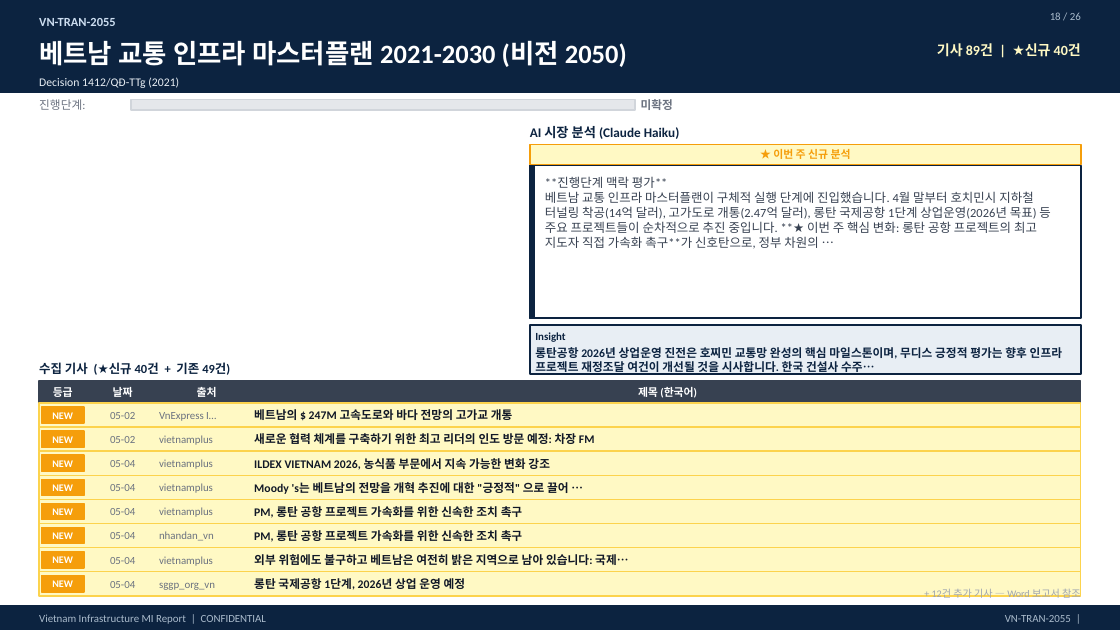
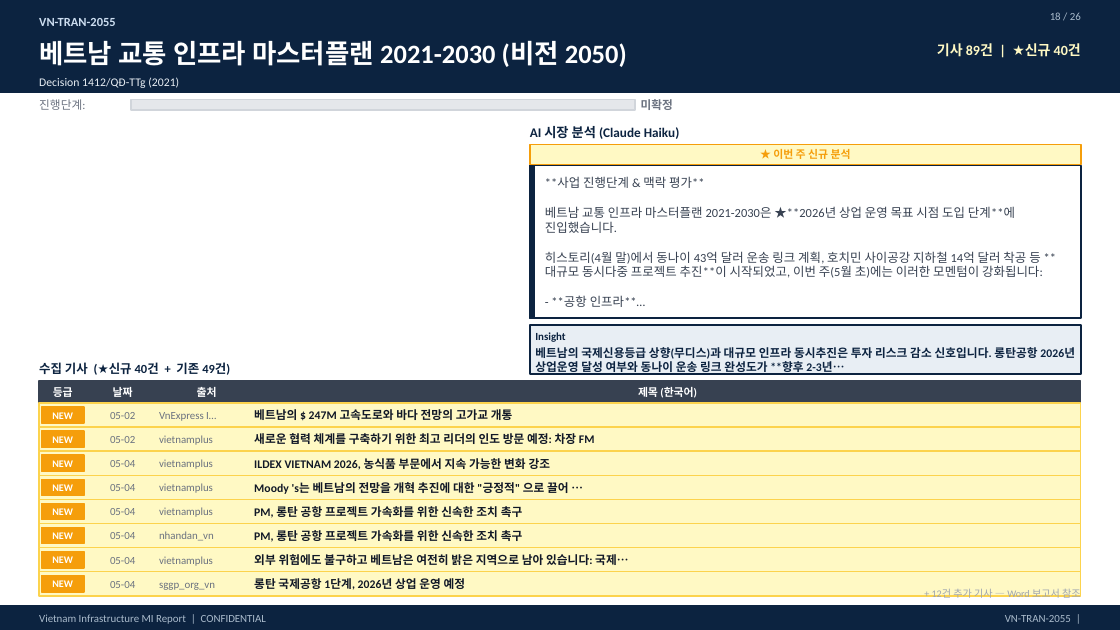
Before and after one commit to hms4792/vietnam-infra-news, a slide deck: slide 18 of docs/reports/VN_Infra_MI_Weekly_Report_20260509.pptx. Drawn at 1120x630 pixels with LibreOffice and Linux fonts; fonts in the diff are those of the drawing. Boxes give left, top, right and bottom in pixels: in the first picture for what was removed or moved away, otherwise in the second. Text is boxed around its words. In the diff, an @@ line names an element or a change of style, - is before the commit and + after.

```diff
--- a/docs/reports/VN_Infra_MI_Weekly_Report_20260509.pptx
+++ b/docs/reports/VN_Infra_MI_Weekly_Report_20260509.pptx
@@ text at (545, 176, 1043, 307): text changed @@
-**진행단계 맥락 평가**
-베트남 교통 인프라 마스터플랜이 구체적 실행 단계에 진입했습니다. 4월 말부터 호치민시 지하철 터널링 착공(14억 달러), 고가도로 개통(2.47억 달러), 롱탄 국제공항 1단계 상업운영(2026년 목표) 등 주요 프로젝트들이 순차적으로 추진 중입니다. **★ 이번 주 핵심 변화: 롱탄 공항 프로젝트의 최고 지도자 직접 가속화 촉구**가 신호탄으로, 정부 차원의 …
+**사업 진행단계 & 맥락 평가**
+베트남 교통 인프라 마스터플랜 2021-2030은 ★**2026년 상업 운영 목표 시점 도입 단계**에 진입했습니다.
+히스토리(4월 말)에서 동나이 43억 달러 운송 링크 계획, 호치민 사이공강 지하철 14억 달러 착공 등 **대규모 동시다중 프로젝트 추진**이 시작되었고, 이번 주(5월 초)에는 이러한 모멘텀이 강화됩니다:
+- **공항 인프라**…
@@ text at (535, 347, 1075, 375): text changed @@
-롱탄공항 2026년 상업운영 진전은 호찌민 교통망 완성의 핵심 마일스톤이며, 무디스 긍정적 평가는 향후 인프라 프로젝트 재정조달 여건이 개선될 것을 시사합니다. 한국 건설사 수주…
+베트남의 국제신용등급 상향(무디스)과 대규모 인프라 동시추진은 투자 리스크 감소 신호입니다. 롱탄공항 2026년 상업운영 달성 여부와 동나이 운송 링크 완성도가 **향후 2-3년…
```
Also in this commit, not shown: 18 other slides changed, 6 other files.
